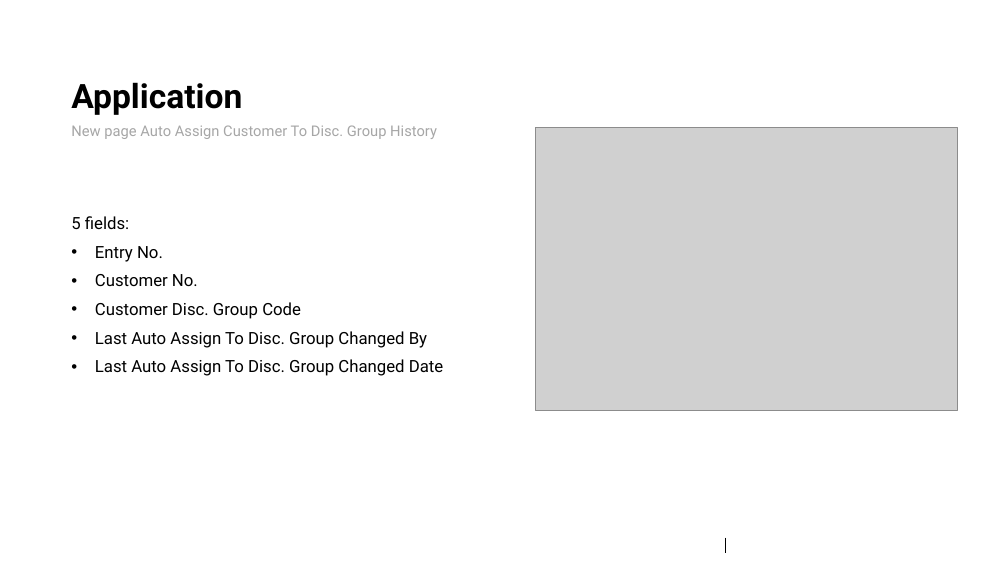
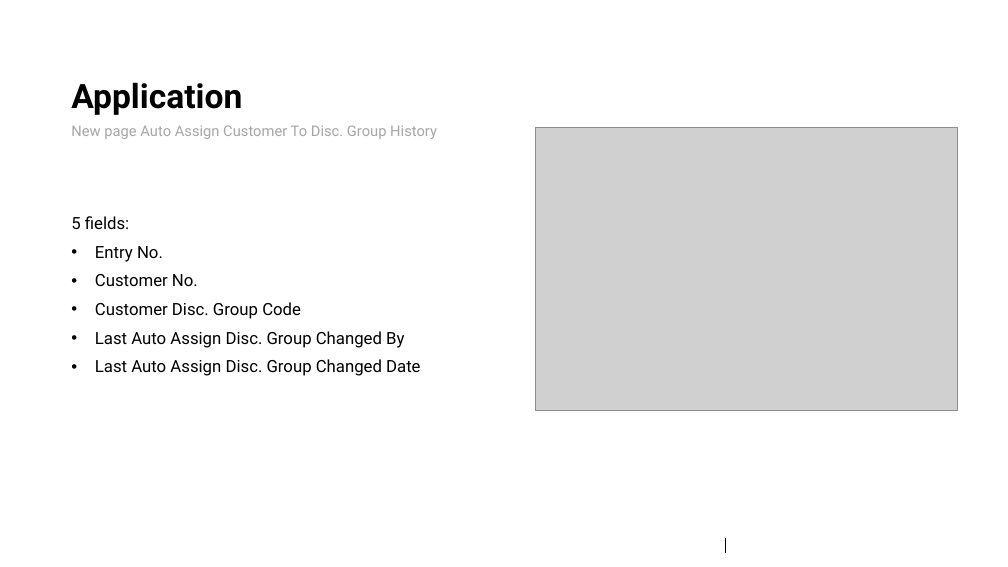
Before and after one commit to matwys/Automation-of-sales-discounts---BC-extension, a slide deck: slide 9 of Presentation.pptx. Drawn at 1008x567 pixels with LibreOffice and Linux fonts; fonts in the diff are those of the drawing; grey boxes stand for pictures; background and template pictures are left out. Boxes give left, top, right and bottom in pixels: in the first picture for what was removed or moved away, otherwise in the second. Text is boxed around its words. In the diff, an @@ line names an element or a change of style, - is before the commit and + after.

```diff
--- a/Presentation.pptx
+++ b/Presentation.pptx
@@ text at [95,331,420,376]: text changed @@
-• Last Auto Assign To Disc. Group Changed By
-• Last Auto Assign To Disc. Group Changed Date
+• Last Auto Assign Disc. Group Changed By
+• Last Auto Assign Disc. Group Changed Date
```
Also in this commit, not shown: 2 other slides changed, 3 other files.
